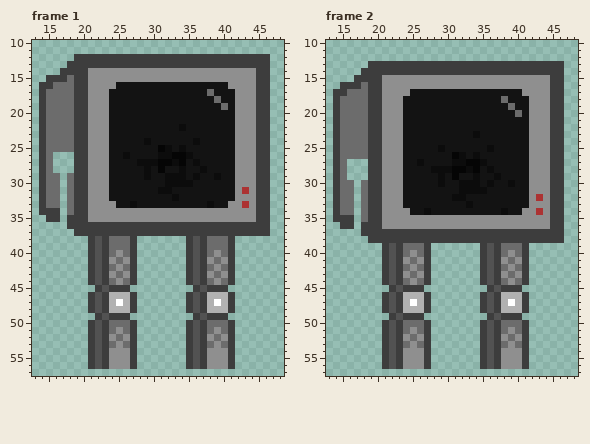
Two versions of one pixel-art file, Sprites/_PLAYER/.ase files/bot_idle.aseprite. The first picture shows the starting point.
64x64 pixels, 11 frames. Colours within 5 levels of each other are drawn and written as one. Shown: frame 1: x 13..48, y 10..57; frame 2: x 13..48, y 10..57. The commit also changed other frames, which this record leaves out.
Now the later version:
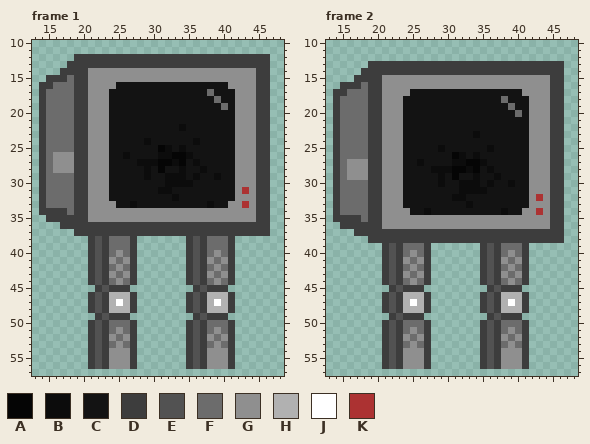
Palette (. is transparent): A #050505  B #0c0c0c  C #131313  D #3d3d3d  E #525252  F #6c6c6c  G #8f8f8f  H #b1b1b1  J #ffffff  K #ac3232
From old to new:
layer "Layer 2" added
Frame 1, layer "Layer 2":
y 26..28: x 16..18 ... -> GGG
y 29..33: x 17 . -> F
y 34..36: x 17 . -> D
Frame 2, layer "Layer 2":
y 27..29: x 16..18 ... -> GGG
y 30..34: x 17 . -> F
y 35..37: x 17 . -> D
Changed places in both pictures, as pixel boxes (x1, y1, x2, y2):
added: (53, 152, 74, 229)
added: (347, 159, 368, 236)
